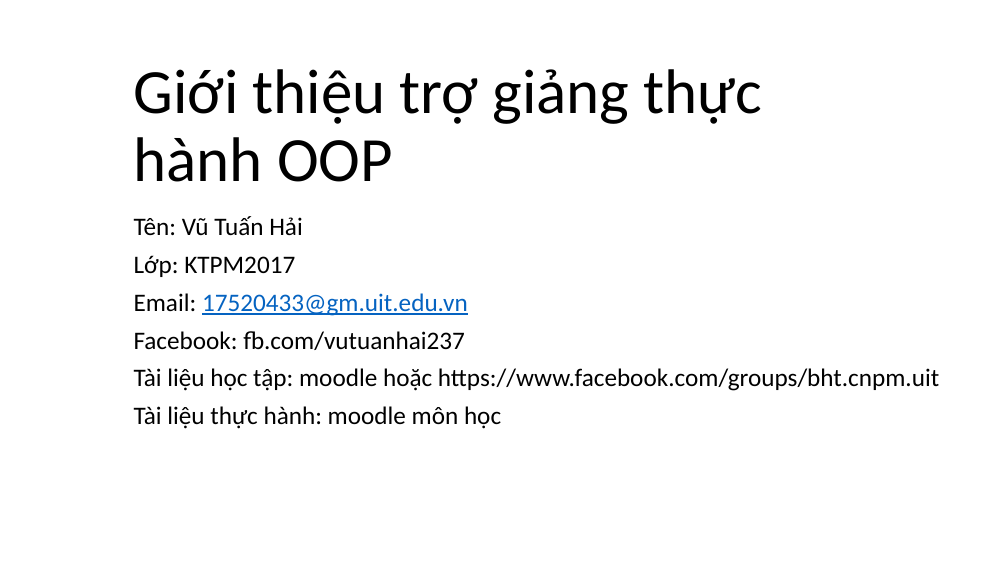
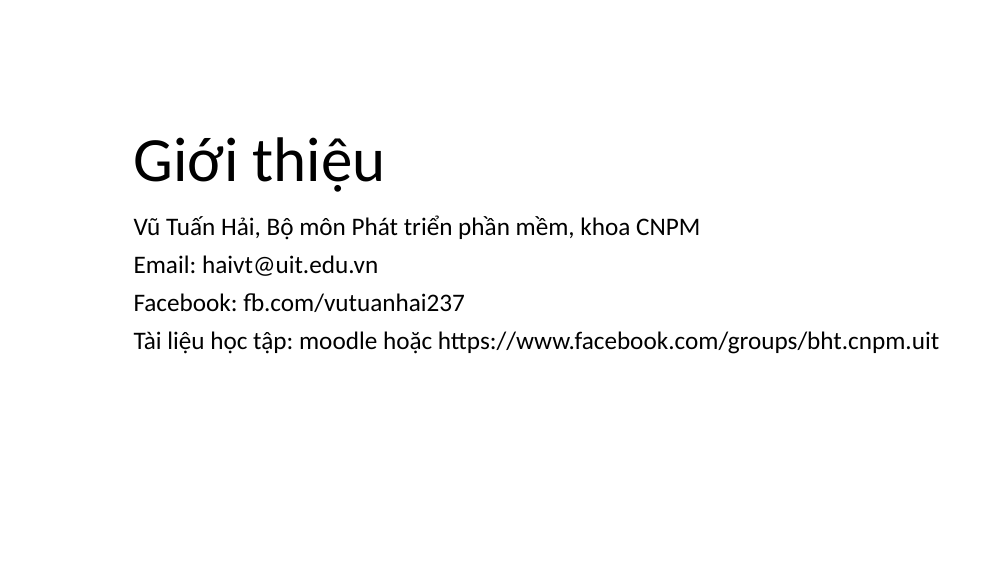
Before and after one commit to vutuanhai237/CourseMaterials, a slide deck: slide 1 of IT002-OOP/Lab 1. BasicCplusplus.pptx. Drawn at 1008x567 pixels with LibreOffice and Linux fonts; fonts in the diff are those of the drawing. Boxes give left, top, right and bottom in pixels: in the first picture for what was removed or moved away, otherwise in the second. Text is boxed around its words. In the diff, an @@ line names an element or a change of style, - is before the commit and + after.

```diff
--- a/IT002-OOP/Lab 1. BasicCplusplus.pptx
+++ b/IT002-OOP/Lab 1. BasicCplusplus.pptx
@@ title at <box>134,137,386,192</box>: text changed @@
-Giới thiệu trợ giảng thực hành OOP
+Giới thiệu
@@ subtitle at <box>134,215,700,276</box>: text changed @@
-Tên: Vũ Tuấn Hải
-Lớp: KTPM2017
-Email: 17520433@gm.uit.edu.vn
+Vũ Tuấn Hải, Bộ môn Phát triển phần mềm, khoa CNPM
+Email: haivt@uit.edu.vn
@@ subtitle at <box>134,406,501,429</box>: paragraph removed @@
-Tài liệu thực hành: moodle môn học
```
Also in this commit, not shown: 8 other files.
